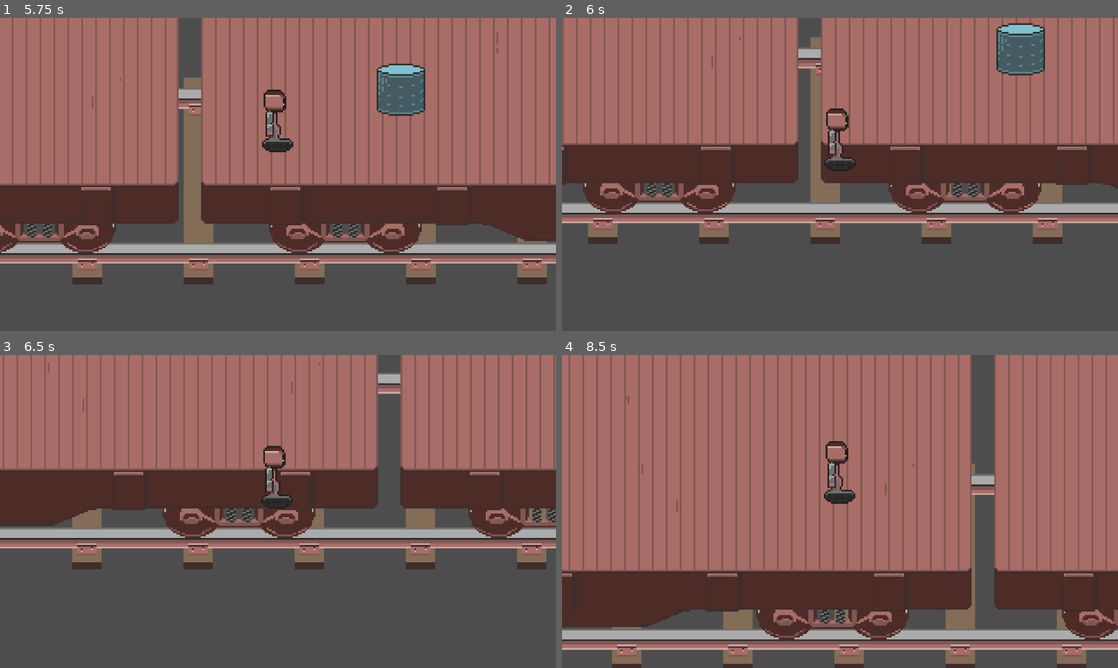
Above: before the commit, frames 1-4 (two rows, left to right).
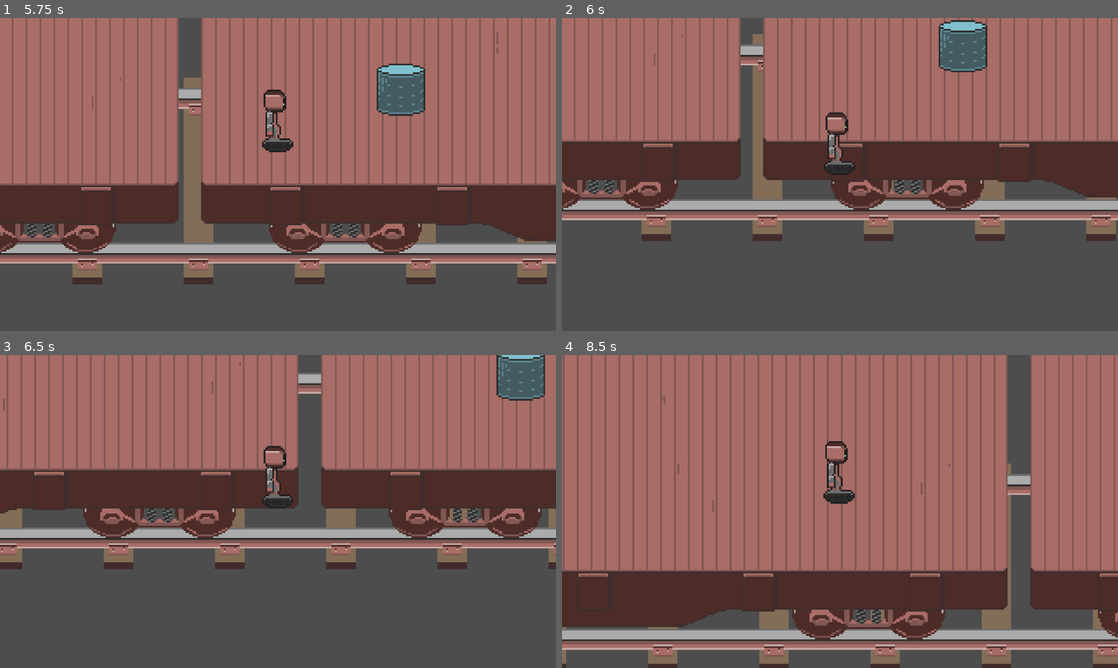
Above: after the commit, the same moments.

Repository: superlou/train-game-3
Game: Godot game, scene res://main.tscn
Same seed, same stepped clock (60 frames per second), same inputs: the game is played once before the commit and once after it. The engine's default icon, where the game draws it, is replaced by a stand-in: a white triangle on a blue panel in a dark square.
Inputs:
- Up to frame 1 (5.75 s): hold D (move_right) 0.53-1.28 s; hold Space (jump) 0.53-1.28 s; hold S (move_down) 1.28-2.03 s; tap E (interact) at 1.35, 4.35 s; tap Space (jump) at 1.52, 1.55, 1.82, 3.02, 3.05, 3.32, 4.52, 4.55, 4.82 s; hold D (move_right) 2.03-2.78 s; hold Space (jump) 2.03-2.78 s; tap T (spawn_station) at 2.1, 5.1 s; hold W (move_up) 2.78-3.53 s; tap Shift (sprint) at 2.85 s; hold Space (jump) 3.53-4.28 s; hold A (move_left) 3.53-5.03 s; hold S (move_down) from 5.03 s (still down); hold Space (jump) from 5.03 s (still down)
- Up to frame 2 (6 s): release S (move_down) at 5.78 s; release Space (jump) at 5.78 s; hold D (move_right) from 5.78 s (still down); tap Shift (sprint) at 5.85 s
- Up to frame 3 (6.5 s): keep holding D (move_right); tap Space (jump) at 6.02, 6.05, 6.32 s
- Up to frame 4 (8.5 s): release D (move_right) at 6.53 s; hold W (move_up) 6.53-7.28 s; hold Space (jump) 6.53-7.28 s; hold D (move_right) 7.28-8.03 s; tap E (interact) at 7.35 s; tap Space (jump) at 7.52, 7.55, 7.82 s; hold S (move_down) from 8.03 s (still down); hold Space (jump) from 8.03 s (still down); tap T (spawn_station) at 8.1 s

Frame 1 is identical in both runs. In frame 2, 30% of the frame differs, in the area x 0-100%, y 0-73%; in frame 3, 23%; in frame 4, 33%, in the area x 0-100%, y 0-100%.

Commit message:
Kind of working reparenting

Diff:
--- a/player.gd
+++ b/player.gd
@@ -40,7 +40,7 @@
 		jump_t = 0
 		original_z = $Sprite.position.y
 		disable_low_collisions()
-#		set_collision_layer_value(6, false)
+		set_collision_layer_value(6, false)
 		velocity = v * speed
 
 	if is_jumping:
@@ -51,7 +51,7 @@
 			$Sprite.position.y = original_z
 			is_jumping = false
 			enable_low_collisions()
-#			set_collision_layer_value(6, false)
+			set_collision_layer_value(6, true)
 	else:
 		if v.x > 0:
 			facing = Facing.RIGHT
--- a/train.gd
+++ b/train.gd
@@ -43,8 +43,7 @@
 				new_parent.add_child(body)
 				body.global_position = prev_pos
 		elif len(containing_cars) == 0:
-			# Leaving the train. Don't track anymore
-			pass
+			pass # Probably leaving the train. Don't track anymore
 		else:
 			remaining_watches.append(body)
 
@@ -52,26 +51,28 @@
 
 
 func _handle_leaving_train():
+	var remaining_watches = []
+
 	for body in leaving_train_watches:
 		var containing_cars = %Cars.get_children().filter(func(car): return car.contains(body))
 
-		if len(containing_cars) == 0:
+		if len(containing_cars) == 0 and body.get_collision_layer_value(6):
 			var prev_pos = body.global_position
 			body.get_parent().remove_child(body)
 			%Ground.add_child(body)
 			body.global_position = prev_pos
+		else:
+			remaining_watches.append(body)
 
-	leaving_train_watches = []
+	leaving_train_watches = remaining_watches
 
 
 func _on_body_entered(body, car):
-	print("enter: ", body, car)
-
+	# print("enter: ", body, car)
 	if body.get_parent() != car and body not in reparenting_watches:
 		reparenting_watches.append(body)
-#		body.get_parent().remove_child(body)
-#		car.add_child(body)
 
-func _on_body_exited(body, car):
-	print("exit: ", body, car)
+
+func _on_body_exited(body, _car):
+	# print("exit: ", body, car)
 	leaving_train_watches.append(body)
